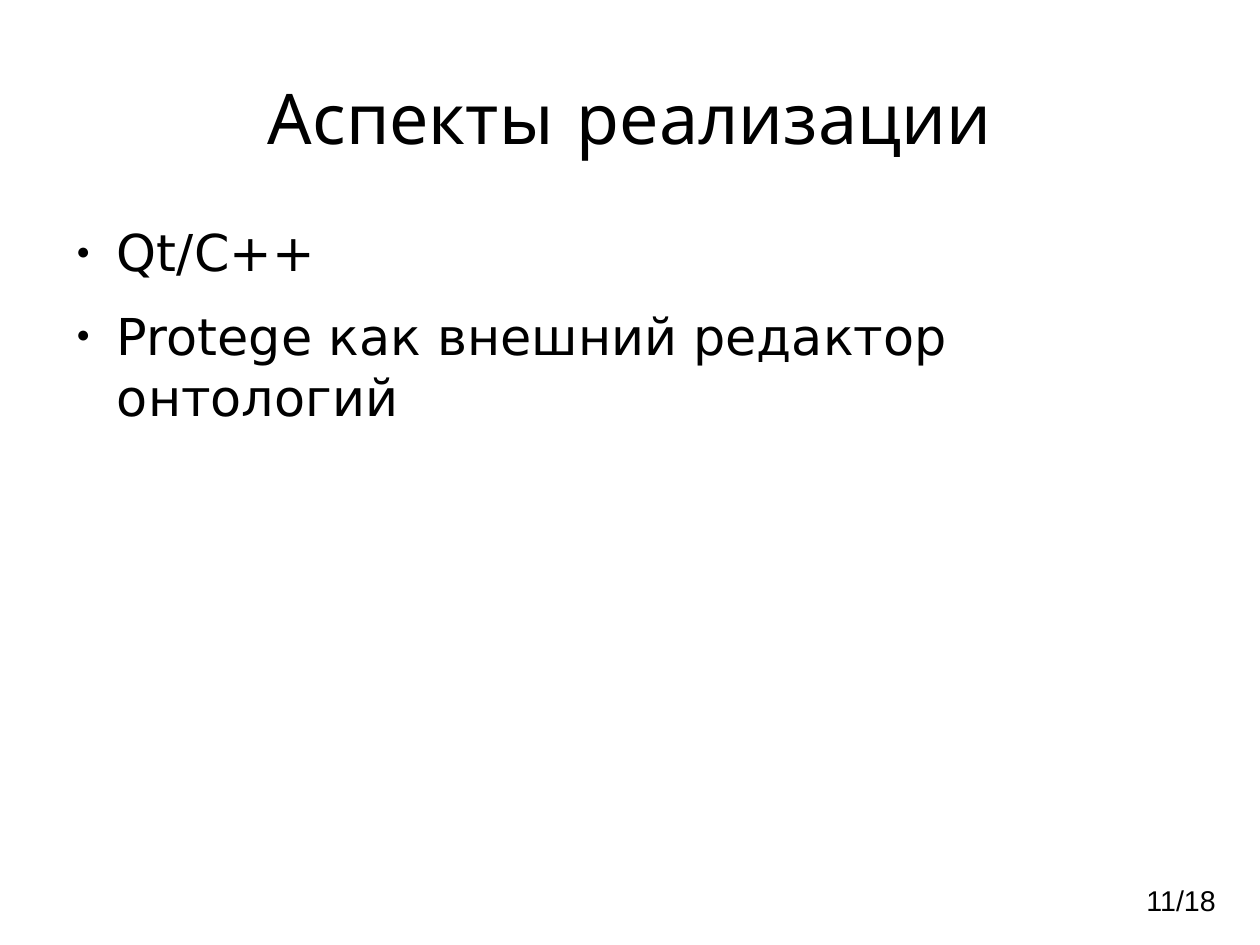
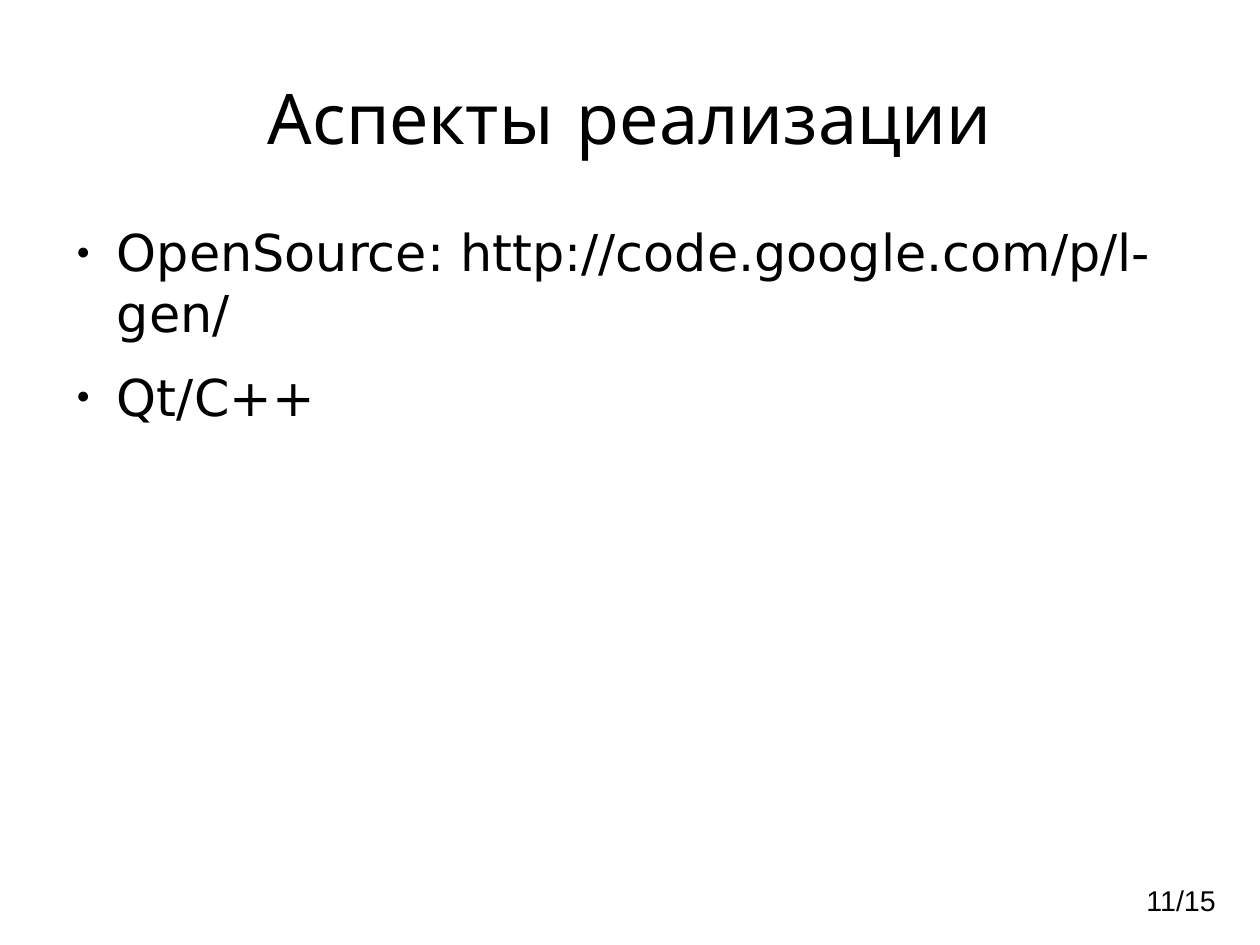
Before and after one commit to vinni-au/l-gen, a slide deck: slide 11 of Презентация.odp. Drawn at 1260x945 pixels with LibreOffice and Linux fonts; fonts in the diff are those of the drawing. Boxes give left, top, right and bottom in pixels: in the first picture for what was removed or moved away, otherwise in the second. Text is boxed around its words. In the diff, an @@ line names an element or a change of style, - is before the commit and + after.

```diff
--- a/Презентация.odp
+++ b/Презентация.odp
@@ text at (117,232,1149,343): paragraph added @@
+● OpenSource: http://code.google.com/p/l-gen/
@@ text at (117,316,946,417): paragraph removed @@
-● Protege как внешний редактор онтологий
@@ page number at (1146,890,1215,912): text changed @@
-11/18
+11/15
```
Also in this commit, not shown: 2 other slides changed, 2 slides added, 5 slides removed, 2 other files.
